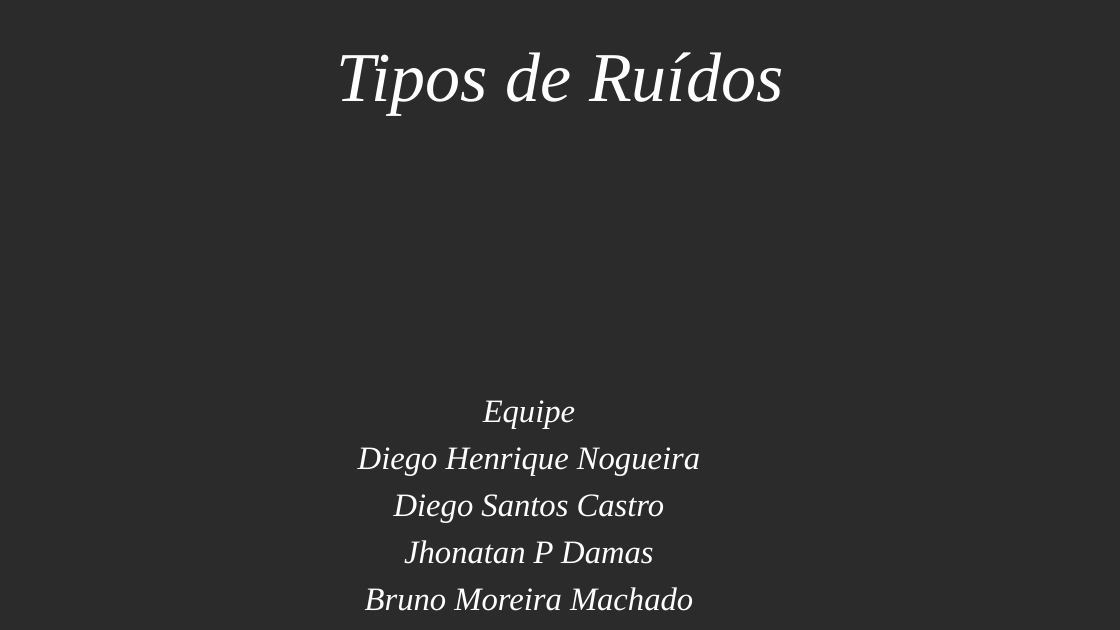
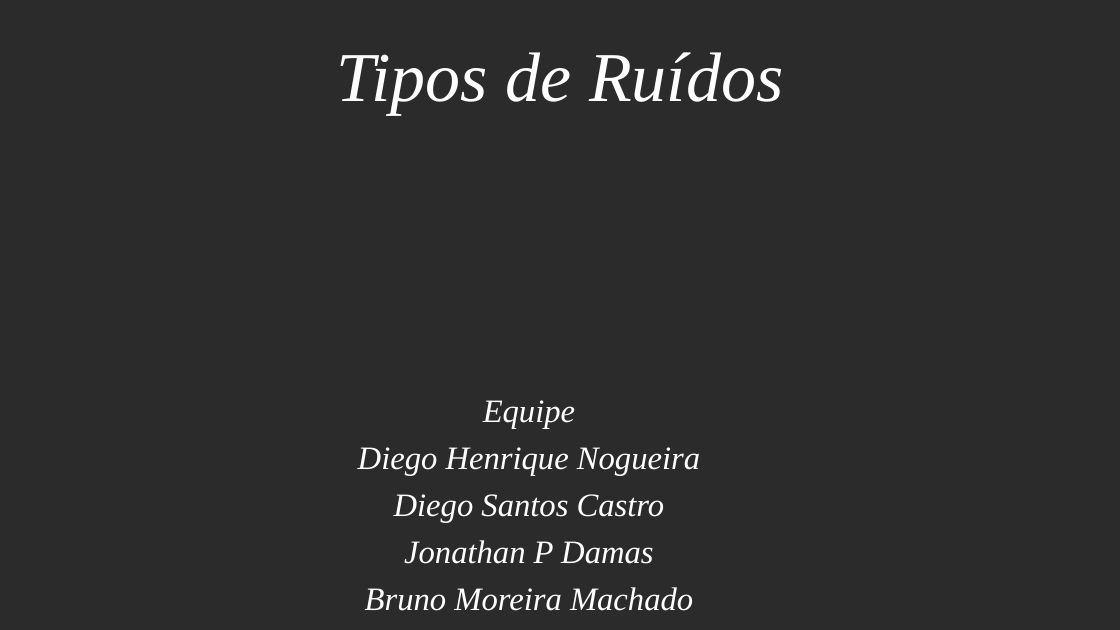
Before and after one commit to diegortx/redes1, a slide deck: slide 1 of Tipos de Ruídos.pptx. Drawn at 1120x630 pixels with LibreOffice and Linux fonts; fonts in the diff are those of the drawing; background and template pictures are left out; a plain dark background stands for a picture behind light text. Boxes give left, top, right and bottom in pixels: in the first picture for what was removed or moved away, otherwise in the second. Text is boxed around its words. In the diff, an @@ line names an element or a change of style, - is before the commit and + after.

```diff
--- a/Tipos de Ruídos.pptx
+++ b/Tipos de Ruídos.pptx
@@ subtitle at (404,540,653,564): text changed @@
-Jhonatan P Damas
+Jonathan P Damas
```
Also in this commit, not shown: 9 other slides changed, 2 slides added, 3 slides removed.
